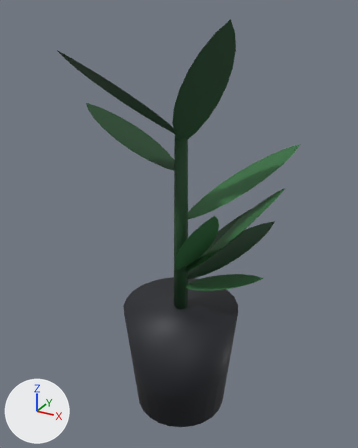
The glTF model internal/web/static/office/models/Deco_Plant_Small.gltf as it was, and as the next commit left it.
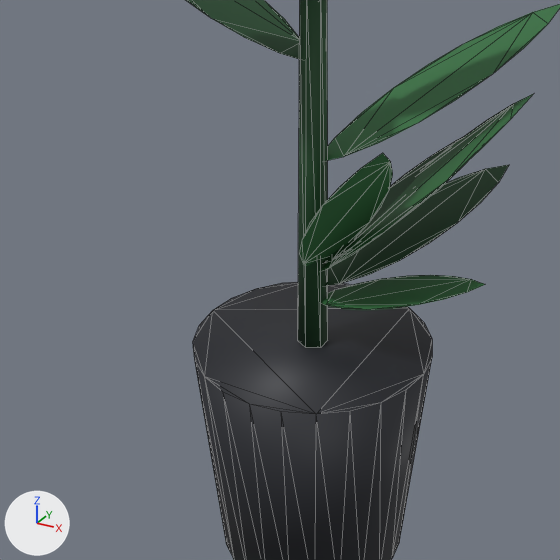
Each version is shown whole from a 50 mm lens placed at (0.211, -0.389, 0.407), pointed at (0.0, -0.004, 0.215), then close up on the part from 9% to 84% of the width and 32% to 92% of the height. The lights are fixed; the arrows at lower left show +X, +Y and +Z. The last two pictures show the newer version. The close-ups show mesh edges as thin lines.

Objects in the first close-up: 'Deco_Plant_Small'.
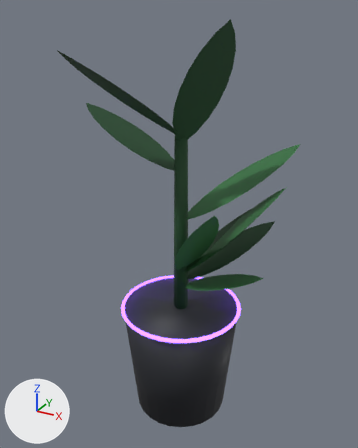
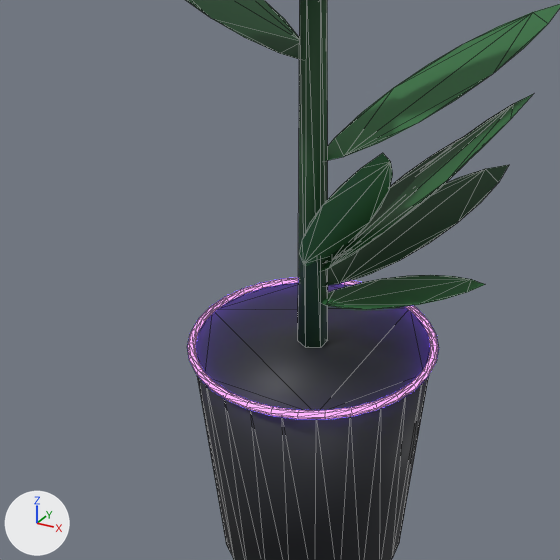
The change, as a diff of the scene's bpy script:
```diff
--- a/internal/web/static/office/models/Deco_Plant_Small.gltf.py
+++ b/internal/web/static/office/models/Deco_Plant_Small.gltf.py
@@ mat_rs_neon_secondary @@
+mat_rs_neon_secondary = principled_material('RS_Neon_Secondary')
+mat_rs_neon_secondary.base_color = (0.0, 0.0, 0.0)  # black #000000
+mat_rs_neon_secondary.emission_color = (0.258, 0.107, 1.0)  # purple #8b5cff
+mat_rs_neon_secondary.emission_strength = 4.0
@@ me_deco_plant_small @@
 # used by ob_deco_plant_small; location = (0.0, 0.0, 0.0)
-me_deco_plant_small.from_pydata(...)  # 252 vertices, 330 faces; spans x -0.105..0.093, y -0.1..0.071, z 0.0..0.398
+me_deco_plant_small.from_pydata(...)  # 444 vertices, 714 faces; spans x -0.105..0.093, y -0.1..0.071, z 0.0..0.398
+# me_deco_plant_small part 1: a new loose piece, a torus around z (ring radius 0.0606, tube radius 0.002) spanning x -0.0626..0.0626, y -0.0626..0.0626, z 0.1183..0.1217, in mat_rs_neon_secondary (black #000000, glowing purple #8b5cff)
+# other edits to the shape of me_deco_plant_small do not show in these pictures
 me_deco_plant_small.materials.append(mat_rs_pot)
@@ me_deco_plant_small @@
 me_deco_plant_small.materials.append(mat_rs_leaf)
+me_deco_plant_small.materials.append(mat_rs_neon_secondary)  # black #000000, glowing purple #8b5cff
```

What differs and where, as boxes (x1, y1, x2, y2) in the close-ups (560 x 560 px):
part 1 of me_deco_plant_small, added: after (187, 277, 439, 419)
